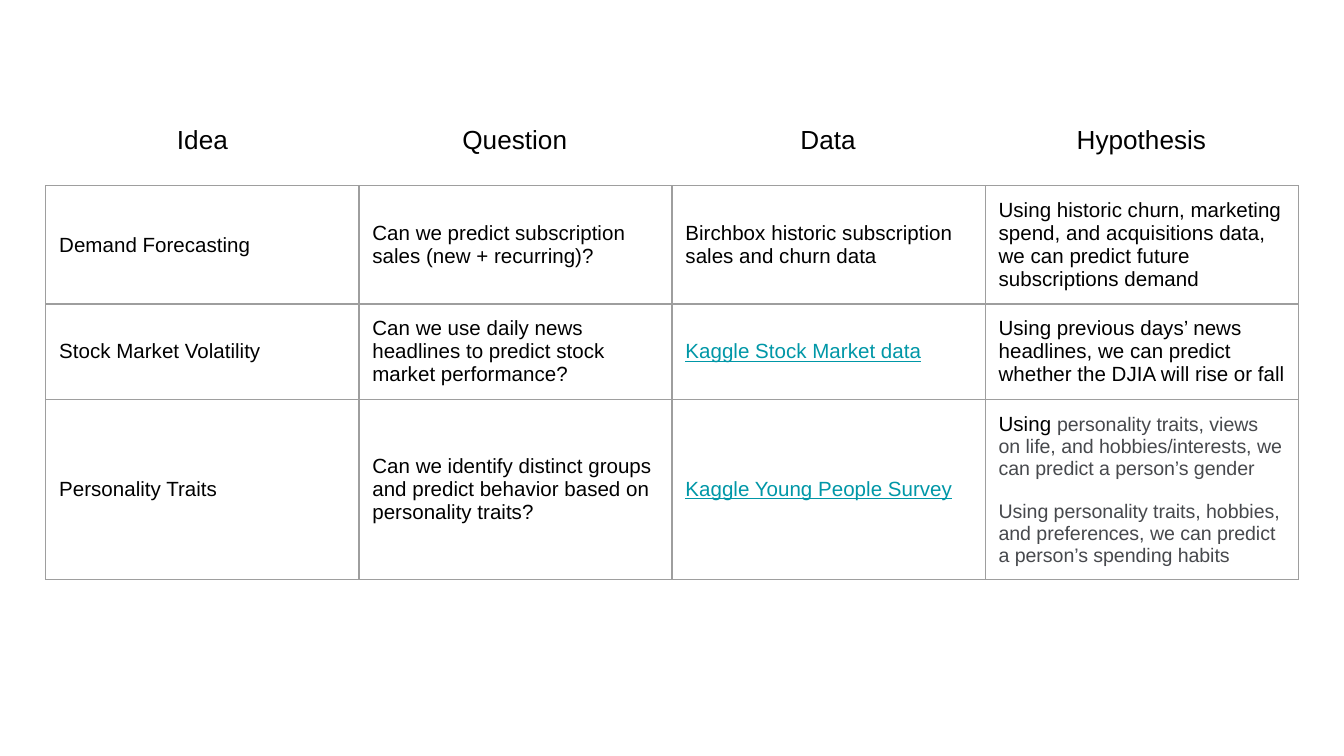
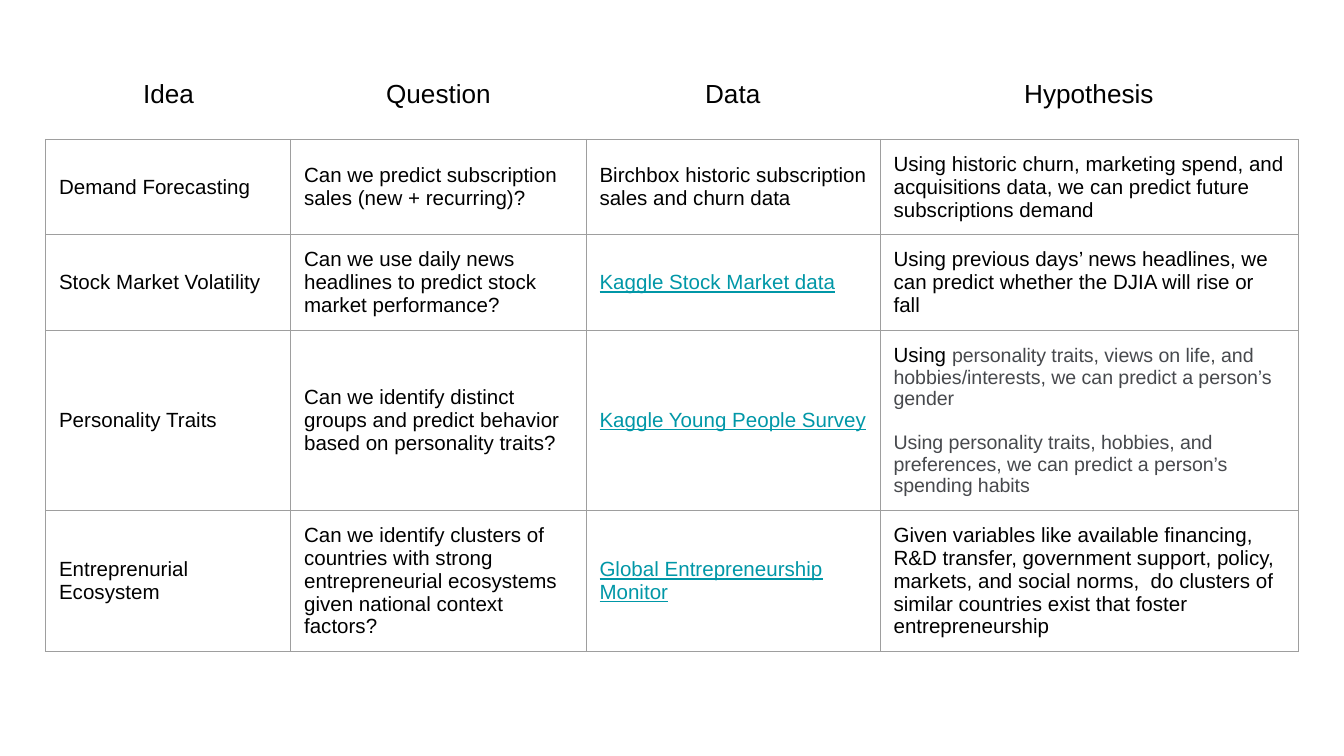
Before and after one commit to juniaz/my_hw_repo, a slide deck: slide 1 of JZ_LightningTalk.pptx. Drawn at 1344x756 pixels with LibreOffice and Linux fonts; fonts in the diff are those of the drawing. Boxes give left, top, right and bottom in pixels: in the first picture for what was removed or moved away, otherwise in the second. Text is boxed around its words. In the diff, an @@ line names an element or a change of style, - is before the commit and + after.

Commit message:
modified lightning talk ppt

```diff
--- a/JZ_LightningTalk.pptx
+++ b/JZ_LightningTalk.pptx
@@ text "Idea": place and size @@
-text "Idea" at (177,130,228,150)
+text "Idea" at (143,84,194,104)
@@ text "Question": place and size @@
-text "Question" at (462,130,567,154)
+text "Question" at (386,84,491,108)
@@ text "Data": place and size @@
-text "Data" at (800,131,855,150)
+text "Data" at (705,85,760,104)
@@ text "Hypothesis": place and size @@
-text "Hypothesis" at (1077,130,1206,155)
+text "Hypothesis" at (1024,84,1153,109)
@@ table at (46,140,1298,642) @@
+row 4: Entreprenurial Ecosystem | Can we identify clusters of countries with strong entrepreneurial ecosystems given national context factors? | Global Entrepreneurship Monitor | Given variables like available financing, R&D transfer, government support, policy, markets, and social norms, do clusters of similar countries exist that foster entrepreneurship
@@ table: place and size @@
-table at (46,185,1298,626)
+table at (46,140,1298,642)
```
